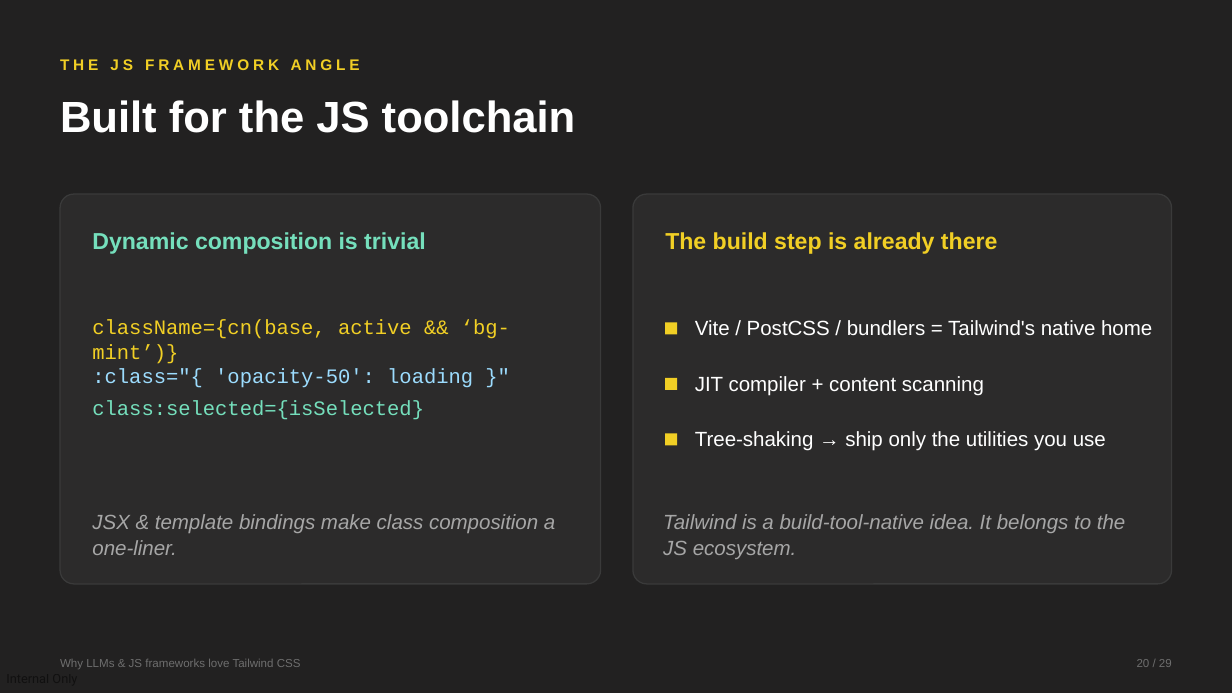
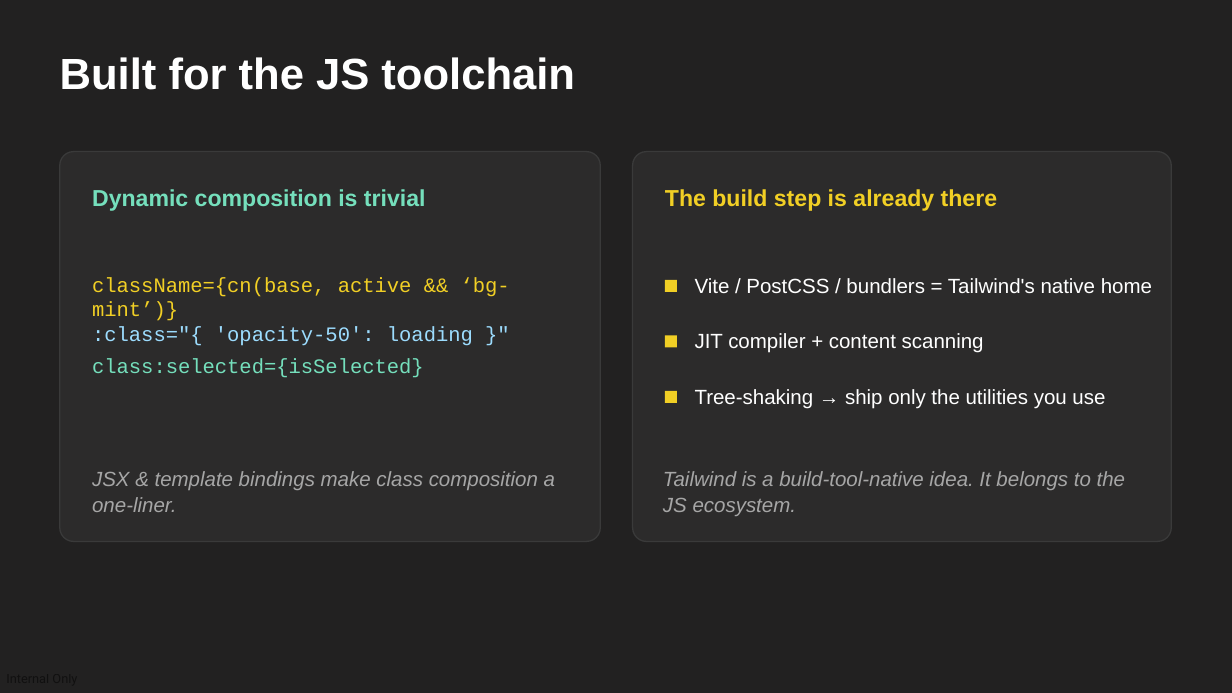
Before and after one commit to devlinduldulao/llm-loves-tailwind-and-js, a slide deck: slide 20 of why-llms-love-tailwind-conf.pptx. Drawn at 1232x693 pixels with LibreOffice and Linux fonts; fonts in the diff are those of the drawing. Boxes give left, top, right and bottom in pixels: in the first picture for what was removed or moved away, otherwise in the second. Text is boxed around its words. In the diff, an @@ line names an element or a change of style, - is before the commit and + after.

```diff
--- a/why-llms-love-tailwind-conf.pptx
+++ b/why-llms-love-tailwind-conf.pptx
@@ text removed at [60, 59, 360, 70] @@
-THE JS FRAMEWORK ANGLE
@@ 2 texts, 2 rectangles: place and size @@
-2 texts, 2 rectangles at [60, 100, 984, 396]
+2 texts, 2 rectangles at [60, 57, 984, 353]
@@ 7 texts, 2 rounded rectangles, 1 rectangle: place and size @@
-7 texts, 2 rounded rectangles, 1 rectangle at [60, 194, 1172, 584]
+7 texts, 2 rounded rectangles, 1 rectangle at [60, 152, 1172, 542]
@@ text removed at [60, 659, 301, 669] @@
-Why LLMs & JS frameworks love Tailwind CSS
@@ text removed at [1137, 659, 1172, 667] @@
-20 / 29
```
Also in this commit, not shown: 26 other slides changed.
